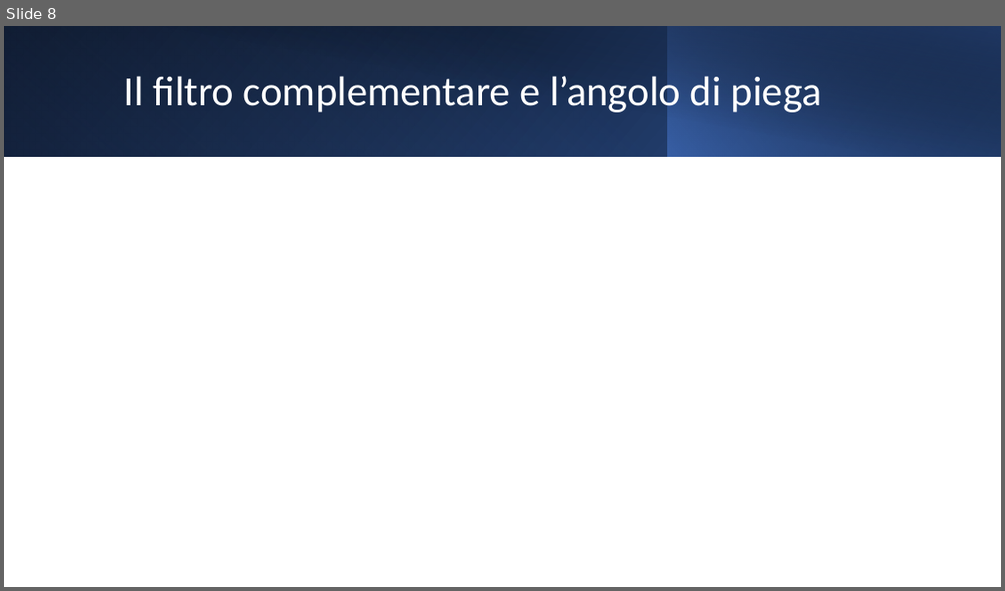
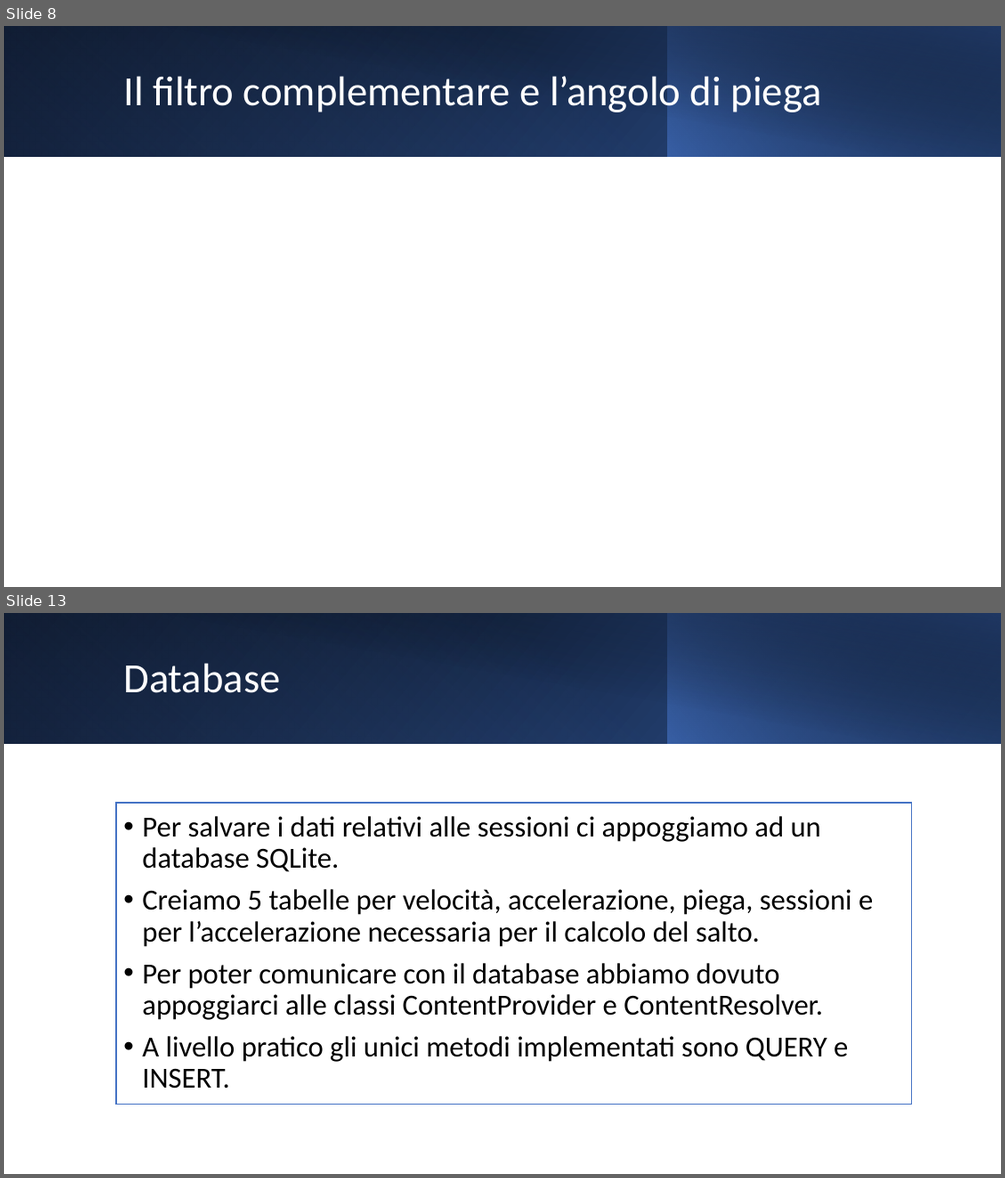
Before and after one commit to Alby-C/MA-IoT, a slide deck: BikeActivity.pptx. Shown one above the other, each under a label of ours: slide 8 before the commit, slides 8 and 13 after it; the slides between them are not shown. The pictures are 1005x591 and 1005x1178 pixels, drawn with LibreOffice and Linux fonts; fonts in the diff are those of the drawing; grey boxes stand for pictures. Boxes give left, top, right and bottom in pixels: in the first picture for what was removed or moved away, otherwise in the second. Text is boxed around its words. In the diff, an @@ line names an element or a change of style, - is before the commit and + after.

```diff
--- a/BikeActivity.pptx
+++ b/BikeActivity.pptx
@@ slide 13 added at [4,613,1001,1174], background #FFFFFF @@
@@ rectangle added at [4,613,1001,743], fill gradient #000000 to #2F5597 @@
@@ rectangle added at [4,613,668,743], fill gradient #4472C4 to #203864 @@
@@ rectangle added at [41,613,1001,744], fill gradient #000000 to #203864 @@
@@ rectangle added at [667,613,1001,743], fill gradient #4472C4 to #000000 @@
@@ title added at [123,663,280,693], 40 pt, text #FFFFFF @@
+Database
@@ text added at [116,803,911,1104], fill #FFFFFF, outline #4472C4 1 pt, 28 pt, text #000000 @@
+• Per salvare i dati relativi alle sessioni ci appoggiamo ad un database SQLite.
+• Creiamo 5 tabelle per velocità, accelerazione, piega, sessioni e per l’accelerazione necessaria per il calcolo del salto.
+• Per poter comunicare con il database abbiamo dovuto appoggiarci alle classi ContentProvider e ContentResolver.
+• A livello pratico gli unici metodi implementati sono QUERY e INSERT.
```
Also in this commit, not shown: 6 slides changed, 7 other slides added.
